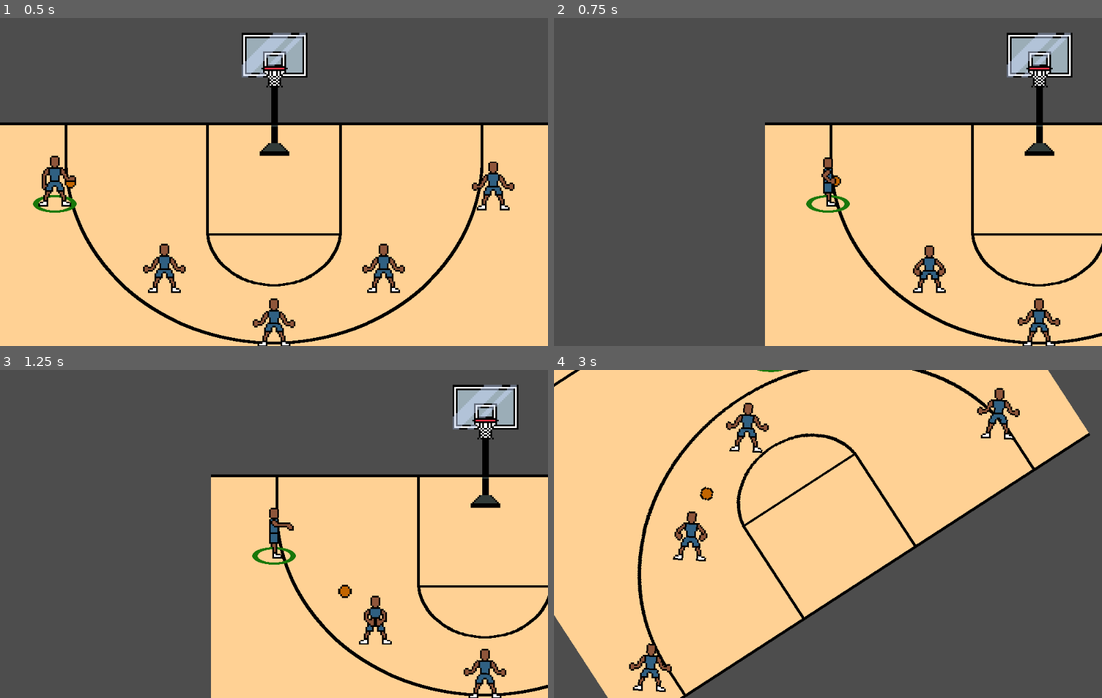
Above: before the commit, frames 1-4 (two rows, left to right).
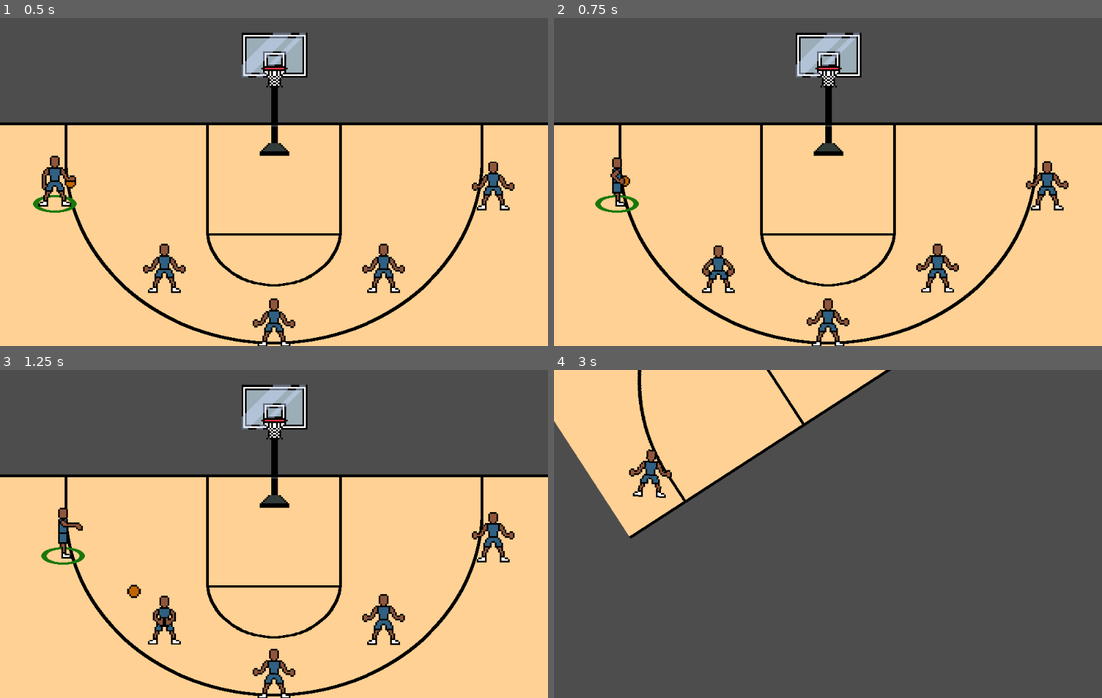
Above: after the commit, the same moments.

Repository: david8zhang/baller-quest-godot
Game: Godot game, scene res://scenes/Main.tscn
Same seed, same stepped clock (60 frames per second), same inputs: the game is played once before the commit and once after it.
Inputs:
- Up to frame 1 (0.5 s): no input
- Up to frame 2 (0.75 s): hold Right (move_right) from 0.53 s (still down); tap Space (pass) at 0.6 s
- Up to frame 3 (1.25 s): keep holding Right (move_right)
- Up to frame 4 (3 s): release Right (move_right) at 1.28 s; hold Down (move_down) 1.28-2.03 s; tap Space (pass) at 1.35, 2.3 s; hold Right (move_right) 2.03-2.78 s; tap R (rotate_camera) at 2.1 s; hold Up (move_up) from 2.78 s (still down); tap F (shoot_ball) at 2.85 s

Frame 1 is identical in both runs. In frame 2, 36% of the frame differs, in the area x 0-100%, y 4-100%; in frame 3, 36%; in frame 4, 52%, in the area x 0-98%, y 0-100%.

Commit message:
fix camera bounds for court

Diff:
--- a/prefab/Player.tscn
+++ b/prefab/Player.tscn
@@ -22,8 +22,8 @@
 [ext_resource type="Texture2D" uid="uid://v6fcbvv7caor" path="res://sprites/player/receive-pass-front.png" id="13_3hk8g"]
 [ext_resource type="Texture2D" uid="uid://d10j2l818c2yj" path="res://sprites/player/shoot-front.png" id="14_rlmax"]
 [ext_resource type="Texture2D" uid="uid://bamie1uq2aa6e" path="res://sprites/player/shoot-side.png" id="16_iu3be"]
-[ext_resource type="Script" path="res://prefab/ReceivePassState.gd" id="20_hcken"]
-[ext_resource type="Script" path="res://prefab/LayupState.gd" id="23_ndr80"]
+[ext_resource type="Script" path="res://scripts/fsm/ReceivePassState.gd" id="23_p87nn"]
+[ext_resource type="Script" path="res://scripts/fsm/LayupState.gd" id="24_2y7dy"]
 
 [sub_resource type="CapsuleShape2D" id="CapsuleShape2D_8n74s"]
 radius = 14.0
@@ -758,7 +758,7 @@
 script = ExtResource("6_1wvpm")
 
 [node name="ReceivePassState" type="Node" parent="StateMachine"]
-script = ExtResource("20_hcken")
+script = ExtResource("23_p87nn")
 
 [node name="LayupState" type="Node" parent="StateMachine"]
-script = ExtResource("23_ndr80")
+script = ExtResource("24_2y7dy")
--- a/scenes/Camera2D.gd
+++ b/scenes/Camera2D.gd
@@ -1,6 +1 @@
 extends Camera2D
-
-
-# Called every frame. 'delta' is the elapsed time since the previous frame.
-func _process(delta):
-	position = Vector2(0, 0)
--- a/scenes/Game.gd
+++ b/scenes/Game.gd
@@ -8,6 +8,12 @@
 var is_flipped = false
 var is_rotating = false
 var cached_positions = {}
+
+func _ready():
+	camera.limit_left = -500
+	camera.limit_right = 500
+	camera.limit_top = -300
+	camera.limit_bottom = 1110
 
 
 func rotate_camera():
@@ -39,6 +45,12 @@
 			player.global_rotation_degrees = 0
 
 
+func set_camera_limit():
+	camera.limit_top = -1300 if is_flipped else -300
+	camera.limit_bottom = 300 if is_flipped else 1110
+	print(camera.limit_top)
+
+
 func on_court_rotation_complete():
 	is_rotating = false
 	is_flipped = !is_flipped
@@ -64,3 +76,4 @@
 	hoop.reparent(self)
 	hoop.show()
 	player_manager.reset_camera()
+	set_camera_limit()
--- a/scenes/Main.tscn
+++ b/scenes/Main.tscn
@@ -1,9 +1,8 @@
-[gd_scene load_steps=8 format=3 uid="uid://dsr0v11ggewrq"]
+[gd_scene load_steps=7 format=3 uid="uid://dsr0v11ggewrq"]
 
 [ext_resource type="Script" path="res://scenes/Game.gd" id="1_bwo0o"]
 [ext_resource type="PackedScene" uid="uid://din6tp3j6rrfm" path="res://prefab/Player.tscn" id="1_rkvvu"]
 [ext_resource type="Script" path="res://scripts/PlayerManager.gd" id="1_xoi36"]
-[ext_resource type="Script" path="res://scenes/Camera2D.gd" id="2_2agi2"]
 [ext_resource type="PackedScene" uid="uid://bp4p74n22uoph" path="res://prefab/Hoop.tscn" id="3_4jcto"]
 [ext_resource type="PackedScene" uid="uid://bmvfbq5jqf42l" path="res://prefab/Court.tscn" id="4_mhnap"]
 
@@ -18,7 +17,6 @@
 [node name="Camera2D" type="Camera2D" parent="."]
 limit_smoothed = true
 editor_draw_limits = true
-script = ExtResource("2_2agi2")
 
 [node name="PlayerManager" type="Node2D" parent="."]
 y_sort_enabled = true
--- a/scripts/Player.gd
+++ b/scripts/Player.gd
@@ -84,7 +84,6 @@
 func on_completed_pass():
 	can_gain_possession = true
 	_state_machine.transition_to("IdleState", {})
-	player_manager.reset_camera()
 
 
 func handle_ball_collision(ball: Ball):
--- a/scripts/fsm/MoveState.gd
+++ b/scripts/fsm/MoveState.gd
@@ -23,8 +23,8 @@
 	# Ensure player does not exceed court bounds
 	var court_size = player.court.get_size()
 	var court_position = player.court.global_position
-	player.global_position.y = clamp(player.global_position.y, court_position.y - court_size.y / 2, court_position.y + court_size.y / 2)
-	player.global_position.x = clamp(player.global_position.x, court_position.x - court_size.x / 2, court_position.x + court_size.x / 2)
+#	player.global_position.y = clamp(player.global_position.y, court_position.y - court_size.y / 2, court_position.y + court_size.y / 2)
+#	player.global_position.x = clamp(player.global_position.x, court_position.x - court_size.x / 2, court_position.x + court_size.x / 2)
 
 	if velocity.x != 0:
 		anim_sprite.flip_h = velocity.x < 0
Renamed: prefab/LayupState.gd -> scripts/fsm/LayupState.gd
Renamed: prefab/ReceivePassState.gd -> scripts/fsm/ReceivePassState.gd
